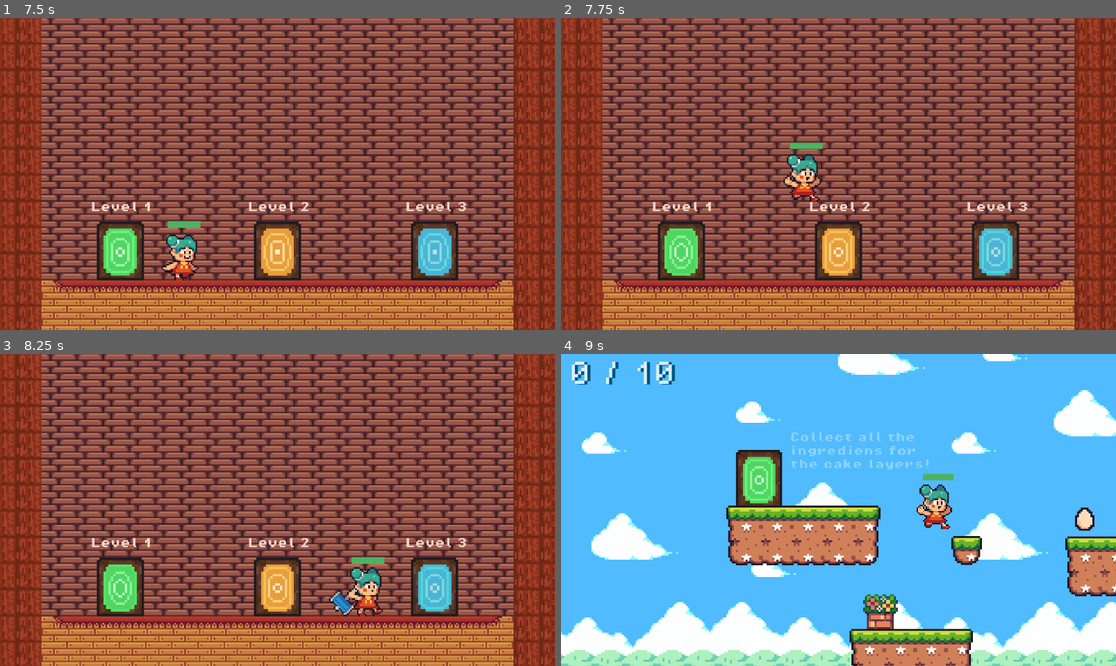
Above: before the commit, frames 1-4 (two rows, left to right).
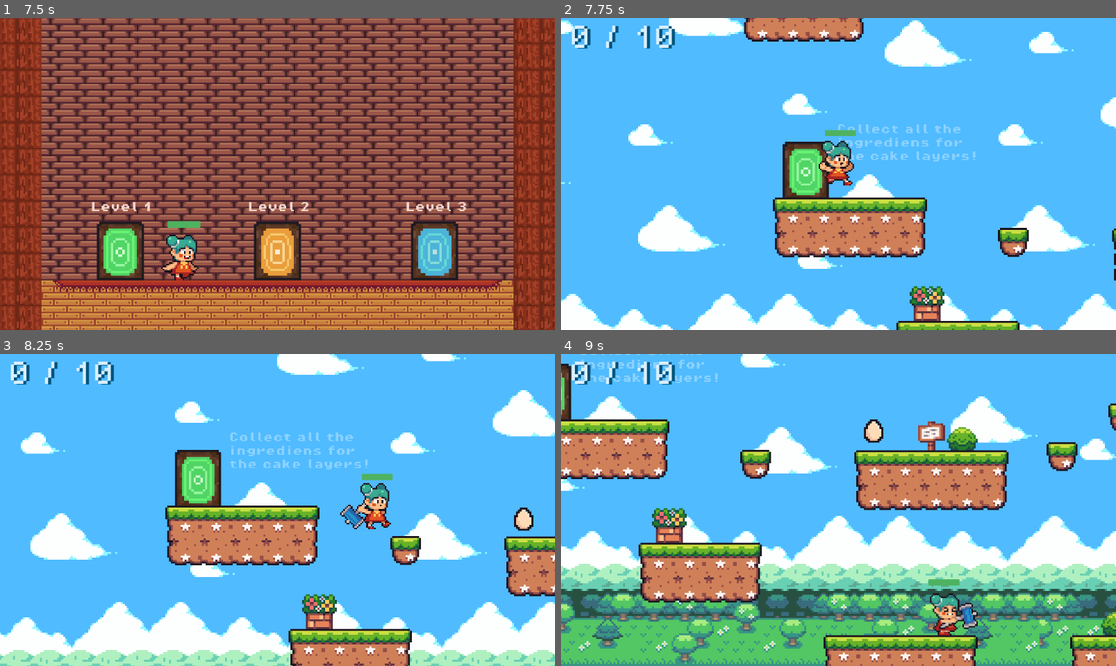
Above: after the commit, the same moments.

Repository: CakeRun/Vaerkstedsuge.github-brug-denne
Game: Godot game, scene res://main scene (start)/main.tscn
Two runs of this game, one before a commit and one after it. Both use one fixed random seed, a clock stepped at 60 frames per second and the inputs below.
Inputs:
- Up to frame 1 (7.5 s): hold D (move_right) 0.53-2.03 s; tap E (enter) at 0.6, 1.55, 2.1, 2.85, 3.8, 4.35, 5.1, 6.05, 6.6, 7.35 s; tap Space (jump) at 0.77, 1.52, 3.02, 3.77, 4.52, 6.02, 6.77 s; tap X (attack) at 1.35, 3.6, 5.85 s; hold A (move_left) 2.03-2.78 s; hold D (move_right) 2.78-4.28 s; hold A (move_left) 4.28-5.03 s; hold D (move_right) 5.03-5.78 s; hold A (move_left) 5.78-7.28 s; hold D (move_right) from 7.28 s (still down)
- Up to frame 2 (7.75 s): keep holding D (move_right); tap Space (jump) at 7.52 s
- Up to frame 3 (8.25 s): keep holding D (move_right); tap X (attack) at 8.1 s
- Up to frame 4 (9 s): keep holding D (move_right); tap E (enter) at 8.3, 8.85 s

Frame 1 is identical in both runs. In frame 2, 99% of the frame differs, in the area x 0-100%, y 0-100%; in frame 3, 99%; in frame 4, 64%.

Commit message:
døre i levels ændret

Diff:
--- a/GoDot/level 2 (fall)/Level 2.tscn
+++ b/GoDot/level 2 (fall)/Level 2.tscn
@@ -4145,6 +4145,9 @@
 sources/5 = SubResource("TileSetAtlasSource_a8h8r")
 sources/6 = SubResource("TileSetAtlasSource_5fpcn")
 
+[sub_resource type="RectangleShape2D" id="RectangleShape2D_lst0f"]
+size = Vector2(10.478, 15.1466)
+
 [sub_resource type="WorldBoundaryShape2D" id="WorldBoundaryShape2D_oj05q"]
 
 [sub_resource type="Animation" id="Animation_nawke"]
@@ -4287,6 +4290,14 @@
 position = Vector2(316, 145)
 scale = Vector2(1.2, 1.2)
 
+[node name="area2D_orange_level2" type="Area2D" parent="DoorOrange"]
+collision_mask = 8
+
+[node name="CollisionShape" type="CollisionShape2D" parent="DoorOrange/area2D_orange_level2"]
+position = Vector2(-1.52588e-05, 0)
+scale = Vector2(1.39976, 1.40846)
+shape = SubResource("RectangleShape2D_lst0f")
+
 [node name="platform" type="Node" parent="."]
 
 [node name="smallPlatformFall6" parent="platform" instance=ExtResource("8_6ckl1")]
--- a/GoDot/level 3 (winter)/level_3.tscn
+++ b/GoDot/level 3 (winter)/level_3.tscn
@@ -1747,6 +1747,9 @@
 sources/3 = SubResource("TileSetAtlasSource_u5uty")
 sources/4 = SubResource("TileSetAtlasSource_bu2bu")
 
+[sub_resource type="RectangleShape2D" id="RectangleShape2D_6yby3"]
+size = Vector2(10.478, 15.1466)
+
 [sub_resource type="Animation" id="Animation_kcwhv"]
 resource_name = "PlatformSummer1"
 length = 1.8
@@ -1872,6 +1875,14 @@
 position = Vector2(534, 145)
 scale = Vector2(1.2, 1.2)
 
+[node name="area2D_blue_level3" type="Area2D" parent="DoorBlue"]
+collision_mask = 8
+
+[node name="CollisionShape" type="CollisionShape2D" parent="DoorBlue/area2D_blue_level3"]
+position = Vector2(-1.52588e-05, 0)
+scale = Vector2(1.39976, 1.40846)
+shape = SubResource("RectangleShape2D_6yby3")
+
 [node name="AnimatableBody2D" parent="." instance=ExtResource("7_2rn3p")]
 position = Vector2(128, 101)
 
--- a/GoDot/main scene (start)/main.tscn
+++ b/GoDot/main scene (start)/main.tscn
@@ -5852,9 +5852,25 @@
 position = Vector2(96, -18)
 scale = Vector2(1.44011, 1.44011)
 
+[node name="area2D_blue_main" type="Area2D" parent="DoorBlue"]
+collision_mask = 8
+
+[node name="CollisionShape" type="CollisionShape2D" parent="DoorBlue/area2D_blue_main"]
+position = Vector2(-1.52588e-05, 0)
+scale = Vector2(1.39976, 1.40846)
+shape = SubResource("RectangleShape2D_8j2d3")
+
 [node name="DoorOrange" parent="." instance=ExtResource("5_avbri")]
 position = Vector2(0, -18)
 scale = Vector2(1.43926, 1.43926)
+
+[node name="area2D_orange_main" type="Area2D" parent="DoorOrange"]
+collision_mask = 8
+
+[node name="CollisionShape" type="CollisionShape2D" parent="DoorOrange/area2D_orange_main"]
+position = Vector2(-1.52588e-05, 0)
+scale = Vector2(1.39976, 1.40846)
+shape = SubResource("RectangleShape2D_8j2d3")
 
 [node name="DoorGreen" parent="." instance=ExtResource("4_n2bf1")]
 position = Vector2(-96, -18)
@@ -5923,5 +5939,7 @@
 "
 metadata/_edit_use_anchors_ = true
 
+[connection signal="body_entered" from="DoorOrange/area2D_orange_main" to="DoorGreen" method="_on_area_2d_green_main_body_entered"]
+[connection signal="body_exited" from="DoorOrange/area2D_orange_main" to="DoorGreen" method="_on_area_2d_green_main_body_exited"]
 [connection signal="body_entered" from="DoorGreen/area2D_green_main" to="DoorGreen" method="_on_area_2d_green_main_body_entered"]
 [connection signal="body_exited" from="DoorGreen/area2D_green_main" to="DoorGreen" method="_on_area_2d_green_main_body_exited"]
Not shown: 1 places in GoDot/Level 1 (green)/Level 1.tscn that only renumber resources
Not shown: 1 places in GoDot/level 2 (fall)/Level 2.tscn that only renumber resources
Not shown: 1 places in GoDot/level 3 (winter)/level_3.tscn that only renumber resources
